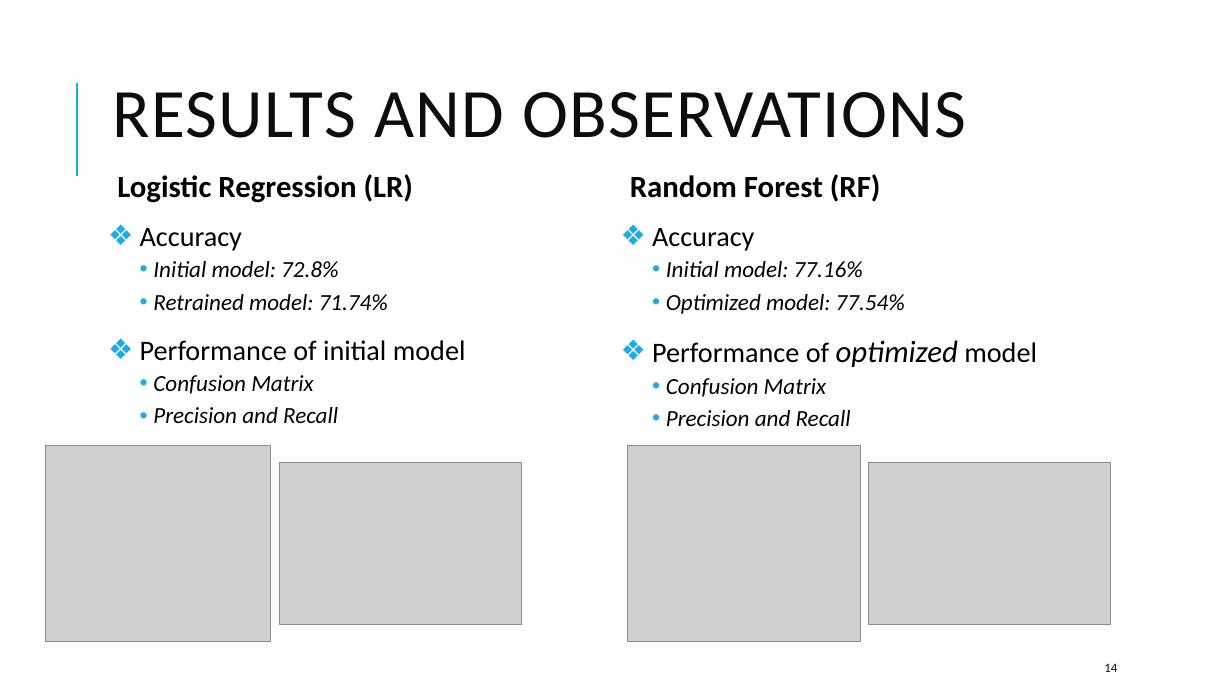
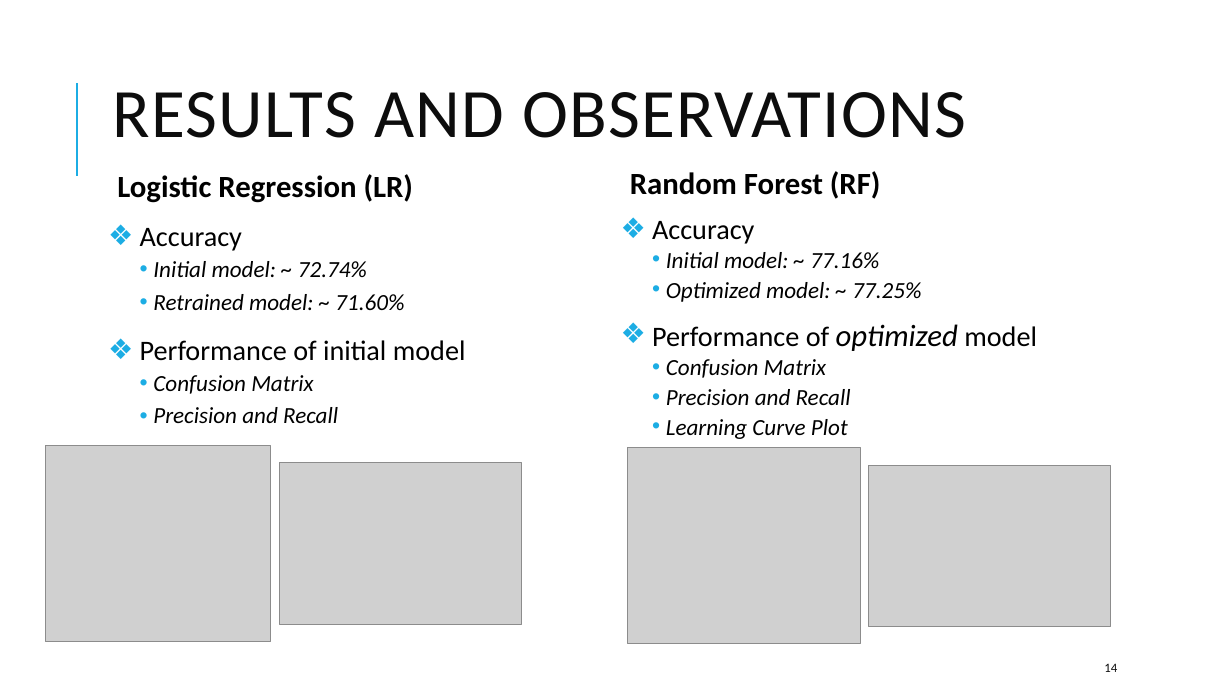
Before and after one commit to Lindsager/Spotify_hit_song_prediction, a slide deck: slide 14 of Apply ML to Music Streaming Data.pptx. Drawn at 1232x693 pixels with LibreOffice and Linux fonts; fonts in the diff are those of the drawing; grey boxes stand for pictures. Boxes give left, top, right and bottom in pixels: in the first picture for what was removed or moved away, otherwise in the second. Text is boxed around its words. In the diff, an @@ line names an element or a change of style, - is before the commit and + after.

Commit message:
Presentation slide deck

```diff
--- a/Apply ML to Music Streaming Data.pptx
+++ b/Apply ML to Music Streaming Data.pptx
@@ text at box(630, 171, 1037, 405): line spacing 0.9 to 0.8 @@
@@ text at box(153, 261, 404, 310): text changed @@
-    • Initial model: 72.8%
-    • Retrained model: 71.74%
+    • Initial model: ~ 72.74%
+    • Retrained model: ~ 71.60%
@@ text at box(666, 252, 921, 302): text changed @@
-    • Initial model: 77.16%
-    • Optimized model: 77.54%
+    • Initial model: ~ 77.16%
+    • Optimized model: ~ 77.25%
@@ text at box(666, 419, 848, 439): paragraph added @@
+    • Learning Curve Plot
```
Also in this commit, not shown: 2 other slides changed, 1 slide added.
